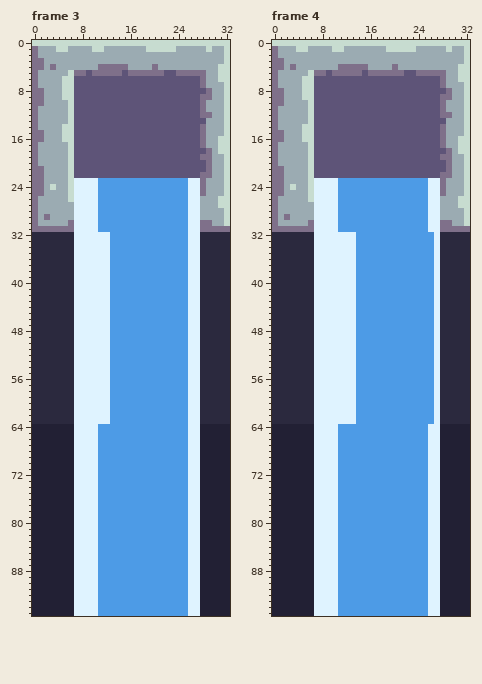
Pixel-art file -- Origins/Other/FountainAnimation.aseprite. The picture above is the old version.
33x96 pixels, 16 frames. Shown: frame 3, frame 4. The commit also changed other frames, which this record leaves out.
Now the later version:
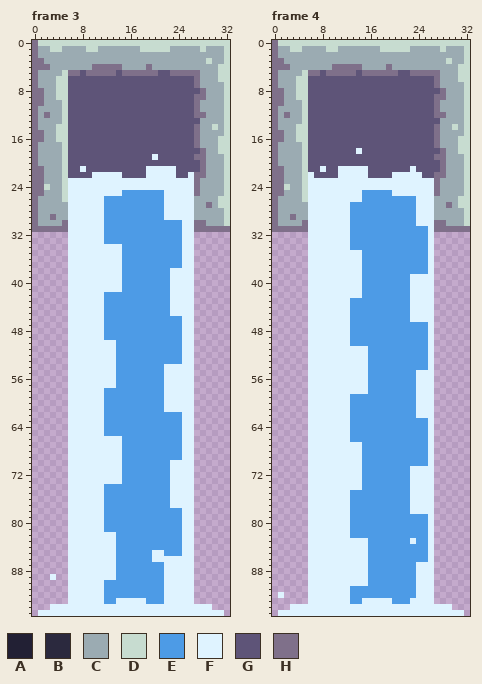
Palette (. is transparent): A #222034  B #2b293e  C #9babb2  D #c7dcd0  E #4d9be6  F #dff3ff  G #5e5478  H #7f708a
What changed:
layer "Layer 2" now hidden
layer "Layer 1 Copy Copy" added
layer "Layer 1" removed
Changed rows in their new state; - is an unchanged pixel.
Frame 3:
first column x 0:
 0 H--------------------------------
 1 ---D-C---D-C------D----C----DC---
 3 -----------------------------D---
 4 --HC------H----C---HC------------
 5 -----DH-GH----GH-----G-H----C----
 6 ----D-G--------------------HC----
 7 ----D-G--------------------HC----
 8 ----D-G---------------------HC---
 9 ----D-G--------------------H-C---
10 -----DG--------------------HC----
11 -----DG--------------------HC----
12 --H--DG--------------------H-C---
13 -----DG---------------------C----
14 ----D-G--------------------HC-D--
15 ----D-G--------------------HC----
16 ----D-G--------------------HC----
17 -----DG--------------------HC----
18 -----DG---------------------HC---
19 -----DG-------------F------H-C---
20 -----DG---------------------HC---
21 -----DG-F----------FFFFF----HC---
22 -----DG---FFFFF----FFFFF--FH-C---
23 -----DF----FFFFFFFFFFFFFFF-HC----
24 --DC-DF----FFFFFFFFFFFFFFF-HC----
25 -----DF----FFFF-------FFFF-HC----
26 -----DF----F----------FFFF-C-----
27 ------F----F----------FFFF-C-H---
28 ------F----F----------FFFF-C-----
29 --CH--F----F----------FFFF-C-----
30 -----HF----F-------------F-H-C---
31 ------F----F-------------F-H-----
32 ......F-----E------------F-......
33 ......F-----E------------F-......
34 ......F------FF----------F-......
35 ......F------FF----------F-......
36 ......F------FF----------F-......
37 ......F------FF----------F-......
38 ......F------FF--------FFF-......
39 ......F------FF--------FFF-......
40 ......F------FF--------FFF-......
41 ......F------FF--------FFF-......
42 ......F-----E----------FFF-......
43 ......F-----E----------FFF-......
44 ......F-----E----------FFF-......
45 ......F-----E----------FFF-......
46 ......F-----E------------F-......
47 ......F-----E------------F-......
48 ......F-----E------------F-......
49 ......F-----E------------F-......
50 ......F------F-----------F-......
51 ......F------F-----------F-......
52 ......F------F-----------F-......
53 ......F------F-----------F-......
54 ......F------F--------FFFF-......
55 ......F------F--------FFFF-......
56 ......F------F--------FFFF-......
57 ......F------F--------FFFF-......
58 ......F-----E---------FFFF-......
59 ......F-----E---------FFFF-......
60 ......F-----E---------FFFF-......
61 ......F-----E---------FFFF-......
62 ......F-----E------------F-......
63 ......F-----E------------F-......
64 ......F----F-------------F-......
65 ......F----F-------------F-......
66 ......F----FFFF----------F-......
67 ......F----FFFF----------F-......
68 ......F----FFFF----------F-......
69 ......F----FFFF----------F-......
70 ......F----FFFF--------FFF-......
71 ......F----FFFF--------FFF-......
72 ......F----FFFF--------FFF-......
73 ......F----FFFF--------FFF-......
74 ......F----F-----------FFF-......
75 ......F----F-----------FFF-......
76 ......F----F-----------FFF-......
77 ......F----F-----------FFF-......
78 ......F----F-------------F-......
79 ......F----F-------------F-......
80 ......F----F-------------F-......
81 ......F----F-------------F-......
82 ......F----FFF-----------F-......
83 ......F----FFF-----------F-......
84 ......F----FFF-----------F-......
85 ......F----FFF------FF---F-......
86 ......F----FFF------FFFFFF-......
87 ......F----FFF--------FFFF-......
88 ......F----FFF--------FFFF-......
89 ...F..F----FFF--------FFFF-......
90 ......F----F----------FFFF-......
91 ......F----F----------FFFF-......
92 ......F----F----------FFFF-......
93 ......F----F--FFFFF---FFFF-......
94 ...FFFF----FFFFFFFFFFFFFFF--FF...
95 .FFFFFF----FFFFFFFFFFFFFFF--FFFF.
Frame 4:
first column x 0:
 0 H--------------------------------
 1 ---D-C---D-C------D----C----DC---
 3 -----------------------------D---
 4 --HC------H----C---HC------------
 5 -----DH-GH----GH-----G-H----C----
 6 ----D-G--------------------HC----
 7 ----D-G--------------------HC----
 8 ----D-G---------------------HC---
 9 ----D-G--------------------H-C---
10 -----DG--------------------HC----
11 -----DG--------------------HC----
12 --H--DG--------------------H-C---
13 -----DG---------------------C----
14 ----D-G--------------------HC-D--
15 ----D-G--------------------HC----
16 ----D-G--------------------HC----
17 -----DG--------------------HC----
18 -----DG-------F-------------HC---
19 -----DG--------------------H-C---
20 -----DG---------------------HC---
21 -----DG-F--FFFFF-------F----HC---
22 -----DF----FFFFF----FFFFF--H-C---
23 -----DF----FFFFFFFFFFFFFFF-HC----
24 --DC-DF----FFFFFFFFFFFFFFF-HC----
25 -----DF----FFFF-----FFFFFF-HC----
26 -----DF----FFFF---------FF-C-----
27 ------F----FF-----------FF-C-H---
28 ------F----FF-----------FF-C-----
29 --CH--F----FF-----------FF-C-----
30 -----HF----FF-----------FF-H-C---
31 ------F----FF--------------H-----
32 ......F------E------------F......
33 ......F------E------------F......
34 ......F------E------------F......
35 ......F-------F-----------F......
36 ......F-------F-----------F......
37 ......F-------F-----------F......
38 ......F-------F-----------F......
39 ......F-------F--------FFFF......
40 ......F-------F--------FFFF......
41 ......F-------F--------FFFF......
42 ......F-------F--------FFFF......
43 ......F------E---------FFFF......
44 ......F------E---------FFFF......
45 ......F------E---------FFFF......
46 ......F------E---------FFFF......
47 ......F------E------------F......
48 ......F------E------------F......
49 ......F------E------------F......
50 ......F------E------------F......
51 ......F-------FF----------F......
52 ......F-------FF----------F......
53 ......F-------FF----------F......
54 ......F-------FF----------F......
55 ......F-------FF--------FFF......
56 ......F-------FF--------FFF......
57 ......F-------FF--------FFF......
58 ......F-------FF--------FFF......
59 ......F------E----------FFF......
60 ......F------E----------FFF......
61 ......F------E----------FFF......
62 ......F------E----------FFF......
63 ......F------E------------F......
64 ......F----FF--------------......
65 ......F----FF--------------......
66 ......F----FF--------------......
67 ......F----FFFF------------......
68 ......F----FFFF------------......
69 ......F----FFFF------------......
70 ......F----FFFF------------......
71 ......F----FFFF--------FFF-......
72 ......F----FFFF--------FFF-......
73 ......F----FFFF--------FFF-......
74 ......F----FFFF--------FFF-......
75 ......F----FF----------FFF-......
76 ......F----FF----------FFF-......
77 ......F----FF----------FFF-......
78 ......F----FF----------FFF-......
79 ......F----FF--------------......
80 ......F----FF--------------......
81 ......F----FF--------------......
82 ......F----FF--------------......
83 ......F----FFFFF-------F---......
84 ......F----FFFFF-----------......
85 ......F----FFFFF-----------......
86 ......F----FFFFF-----------......
87 ......F----FFFFF--------FF-......
88 ......F----FFFFF--------FF-......
89 ......F----FFFFF--------FF-......
90 ......F----FFFFF--------FF-......
91 ......F----FF-----------FF-......
92 .F....F----FF-----------FF-......
93 ......F----FF--FFFFF---FFF-......
94 ...FFFF----FFFFFFFFFFFFFFF--FF...
95 .FFFFFF----FFFFFFFFFFFFFFF--FFFF.
Pixel boxes of the changes (left, top, right, bottom) in both pictures:
changed: (32, 40, 230, 616)
changed: (272, 40, 470, 616)
